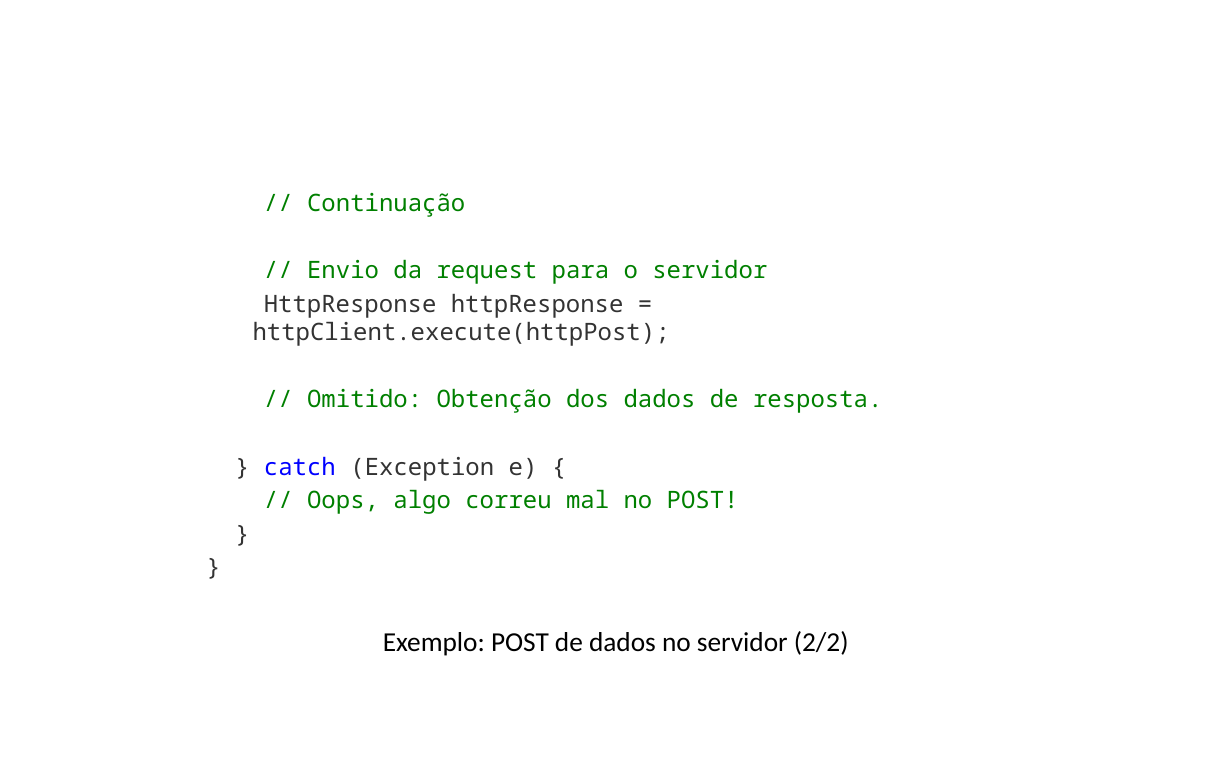
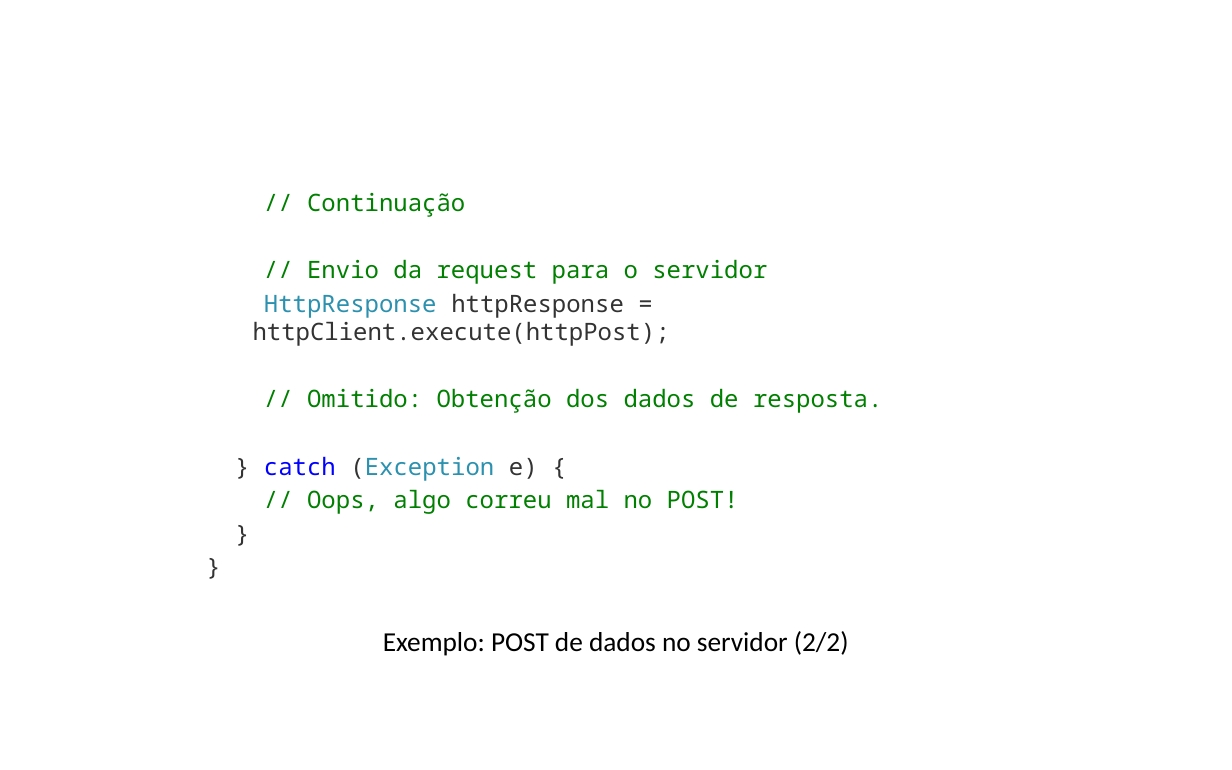
Before and after one commit to iptomar/letrinhas_si, a slide deck: slide 22 of Apresentacoes/v01.pptx. Drawn at 1232x770 pixels with LibreOffice and Linux fonts; fonts in the diff are those of the drawing; background and template pictures are left out. Boxes give left, top, right and bottom in pixels: in the first picture for what was removed or moved away, otherwise in the second. Text is boxed around its words. In the diff, an @@ line names an element or a change of style, - is before the commit and + after.

```diff
--- a/Apresentacoes/v01.pptx
+++ b/Apresentacoes/v01.pptx
@@ text at (253,293,670,481): text colour #333333 to #2B91AF in "HttpResponse", "(Exception" @@
```
Also in this commit, not shown: 10 other slides changed, 1 other file.
